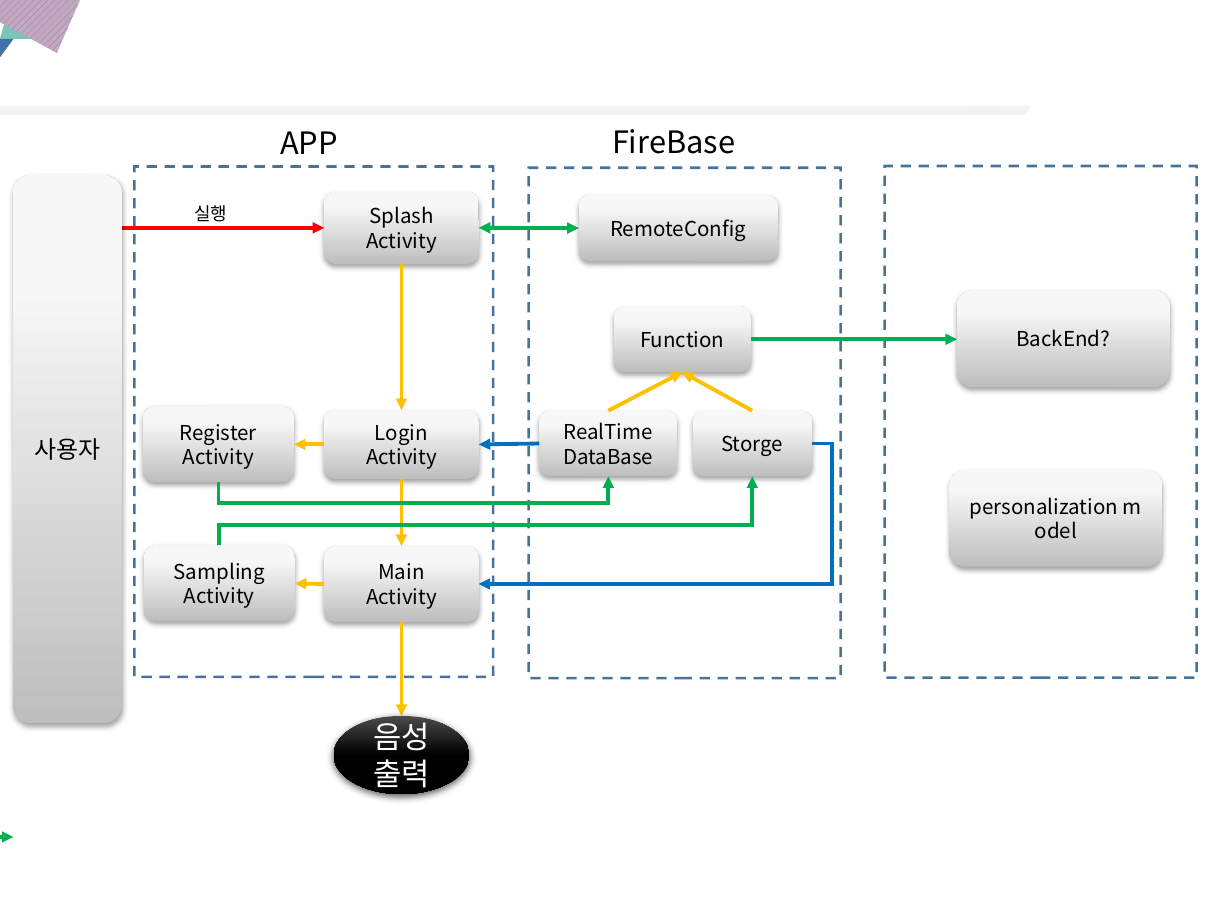
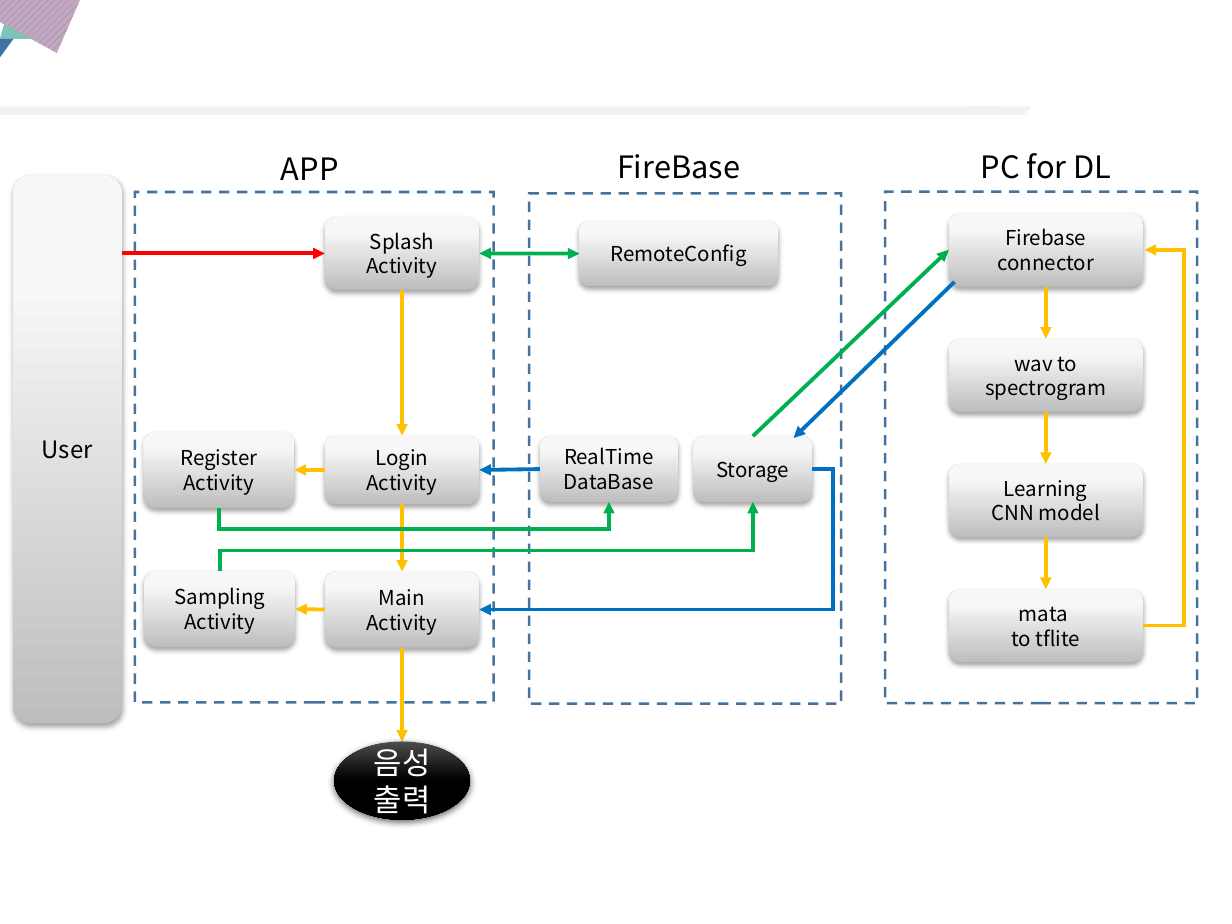
Before and after one commit to KiHyeonYun/-Sred-CapstoneDesign, a slide deck: slide 1 of SystemDesign/(SRed)구조.pptx. Drawn at 1232x924 pixels with LibreOffice and Linux fonts; fonts in the diff are those of the drawing; background and template pictures are left out. Boxes give left, top, right and bottom in pixels: in the first picture for what was removed or moved away, otherwise in the second. Text is boxed around its words. In the diff, an @@ line names an element or a change of style, - is before the commit and + after.

```diff
--- a/SystemDesign/(SRed)구조.pptx
+++ b/SystemDesign/(SRed)구조.pptx
@@ text "FireBase" moved from (x1=612, y1=129, x2=735, y2=154) to (x1=617, y1=154, x2=740, y2=179) @@
@@ text removed at (x1=195, y1=205, x2=228, y2=222) @@
-실행
@@ rounded rectangle "Firebase" resized from (x1=957, y1=291, x2=1170, y2=388) to (x1=949, y1=213, x2=1143, y2=286) @@
@@ text in rounded rectangle at (x1=997, y1=228, x2=1094, y2=271): text changed @@
-BackEnd?
+Firebase
+connector
@@ arrow moved from (750, 339) - (957, 339) to (753, 436) - (949, 250) @@
@@ group added at (x1=793, y1=153, x2=1184, y2=662): 4 arrows, 2 rounded rectangles, 1 text, 1 elbow arrow @@
+PC for DL
+mata
+to tflite
+wav to spectrogram
@@ rounded rectangle removed at (x1=614, y1=307, x2=750, y2=372) @@
-Function
@@ arrow removed from (609, 410) to (683, 372) @@
@@ arrow removed from (753, 410) to (683, 372) @@
@@ text in rounded rectangle at (x1=42, y1=440, x2=93, y2=459): text changed @@
-사용자
+User
@@ 8 rounded rectangles, 7 arrows, 3 rectangles, 3 elbow arrows, 1 ellipse, 1 text, 1 double arrow moved together from (x1=121, y1=131, x2=1196, y2=793) to (x1=122, y1=157, x2=1196, y2=819) @@
@@ text in rounded rectangle at (x1=716, y1=461, x2=789, y2=482): text changed @@
-Storge
+Storage
@@ rounded rectangle "Learning" resized from (x1=950, y1=469, x2=1163, y2=567) to (x1=949, y1=463, x2=1143, y2=536) @@
@@ text in rounded rectangle at (x1=991, y1=480, x2=1100, y2=521): text changed @@
-personalization model
+Learning
+CNN model
@@ arrow removed from (0, 837) to (14, 837) @@
```
Also in this commit, not shown: 1 other file.
